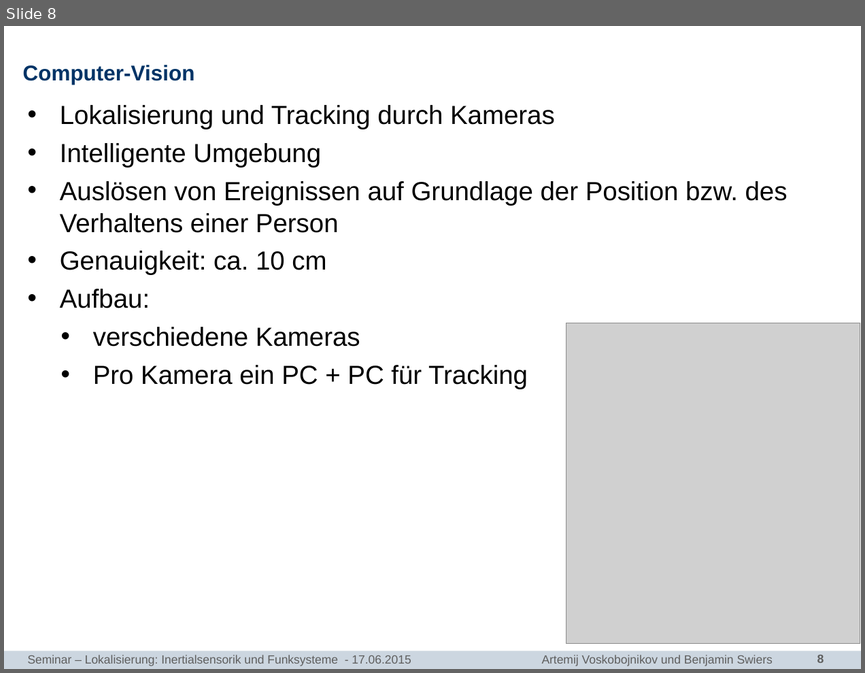
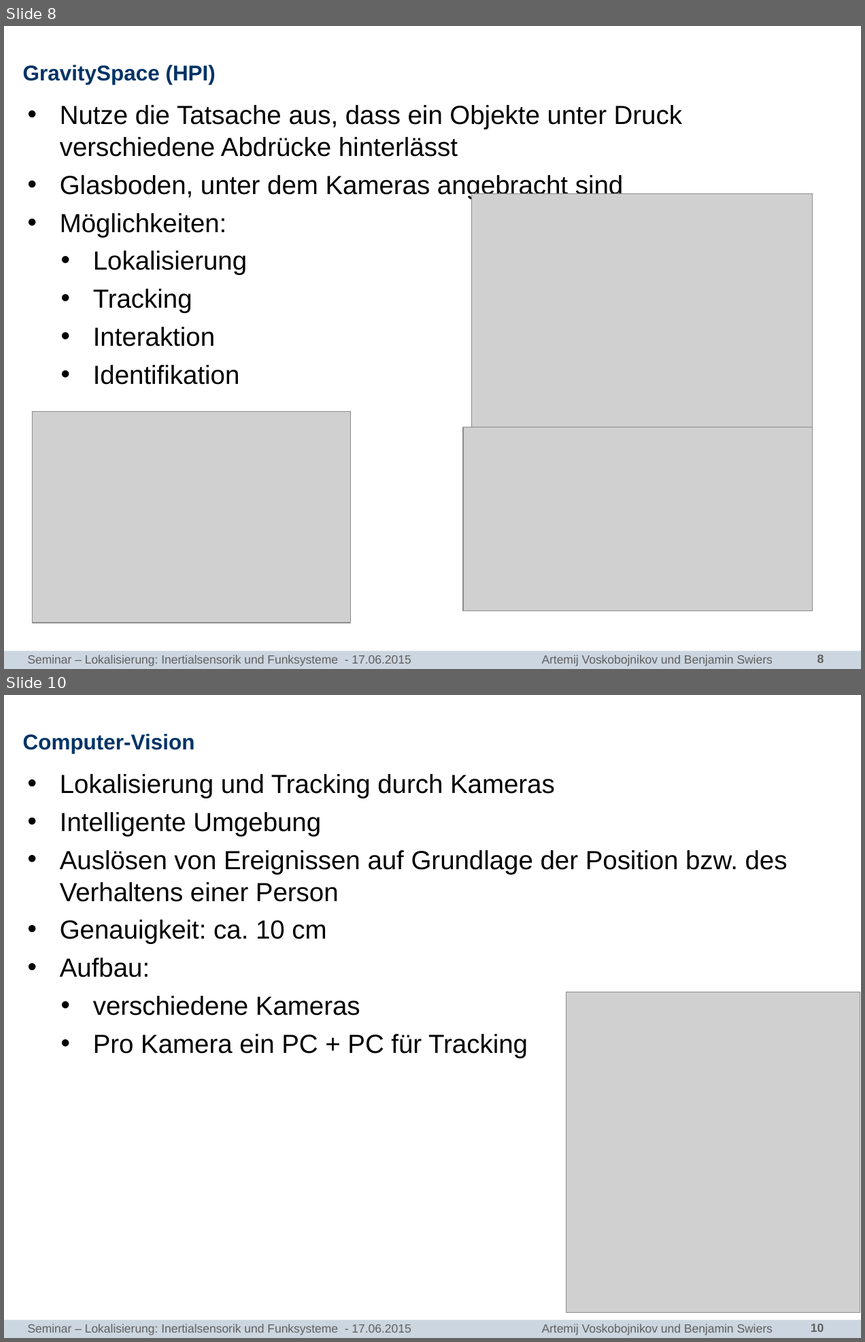
Before and after one commit to bennySwiers/Ausarbeitung-Seminar-TI, a slide deck: Vortrag/Seminar_TI_Sensorlose_Lokalisierung.pptx. Shown one above the other, each under a label of ours: slide 8 before the commit, slides 8 and 10 after it; the slides between them are not shown. The pictures are 865x673 and 865x1342 pixels, drawn with LibreOffice and Linux fonts; fonts in the diff are those of the drawing; grey boxes stand for pictures; background and template pictures are left out. Boxes give left, top, right and bottom in pixels: in the first picture for what was removed or moved away, otherwise in the second. Text is boxed around its words. In the diff, an @@ line names an element or a change of style, - is before the commit and + after.

```diff
--- a/Vortrag/Seminar_TI_Sensorlose_Lokalisierung.pptx
+++ b/Vortrag/Seminar_TI_Sensorlose_Lokalisierung.pptx
@@ slide 8 added at [4,26,861,669], background #FFFFFF; not listed: 2 template elements that a slide beside it also shows @@
@@ title added at [23,65,215,84], 18 pt, text #003366, bold @@
+GravitySpace (HPI)
@@ text added at [60,105,682,384], 22 pt, text #000000 @@
+• Nutze die Tatsache aus, dass ein Objekte unter Druck verschiedene Abdrücke hinterlässt
+• Glasboden, unter dem Kameras angebracht sind
+• Möglichkeiten:
+  • Lokalisierung
+  • Tracking
+  • Interaktion
+  • Identifikation
@@ picture added at [472,194,812,427] @@
@@ picture added at [33,412,351,623] @@
@@ picture added at [463,427,813,611] @@
@@ text added at [28,654,772,666], 10 pt, text #5F5F5F @@
+Seminar – Lokalisierung: Inertialsensorik und Funksysteme - 17.06.2015 Artemij Voskobojnikov und Benjamin Swiers
@@ what was slide 8 is now slide 10 @@
@@ page number at [810,1323,823,1331]: text changed @@
-8
+10
```
Also in this commit, not shown: 2 slides changed, 1 other slide added, 1 other file.
